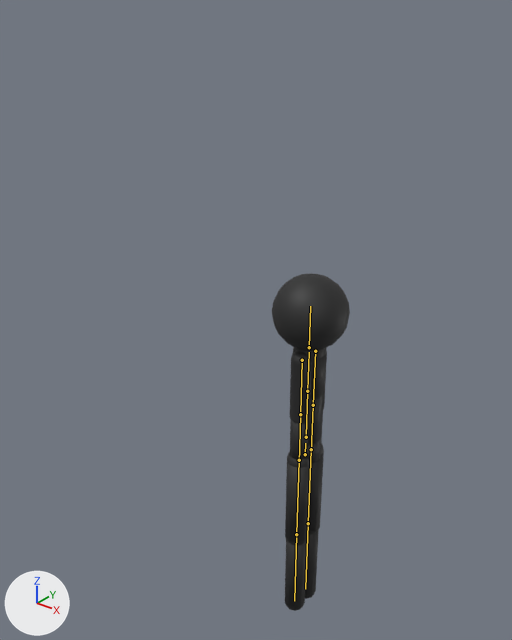
A saved change to the FBX model Assets/Art/Stickman/Stickman.fbx.
One viewpoint serves both versions: a 50 mm camera at (1.52, -2.27, 2.97) aimed at (-0.35, 0.07, 1.52). Every picture has the same lights, and +X, +Y and +Z are marked at lower left. The picture after the commit comes second. The bones that change, and the others that lie on the model, are drawn over the model as lines.

The first picture shows 'StickmanBody'.
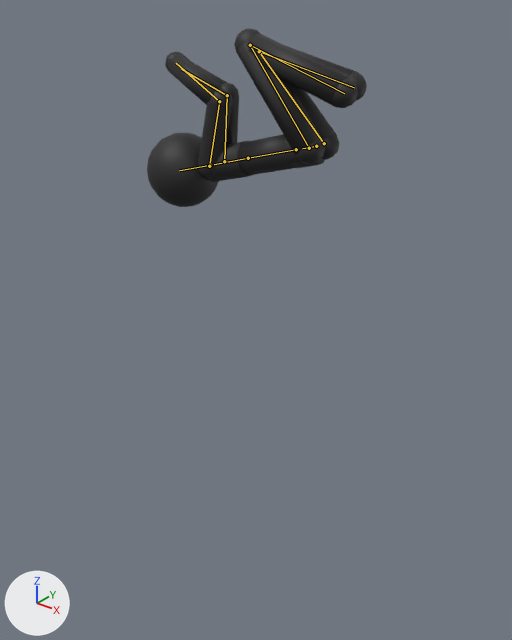
The newer file adds an action. The first version stands in its rest pose; the second is drawn at frame 9 of the action 'Stickman|front_flip'.

Location of each change, [x1, y1, x2, y2] in pixels of the pictures (512 x 640 px):
'StickmanBody', posed (180% wider, 47% shorter): before [272, 273, 350, 611]; after [147, 29, 367, 207]
bone 'hips', root to tip: before (305, 454) to (305, 443); after (316, 146) to (302, 148)
bone 'upperarm.L', root to tip: before (315, 351) to (313, 405); after (224, 161) to (227, 95)
bone 'forearm.L', root to tip: before (313, 405) to (311, 453); after (227, 95) to (181, 69)
bone 'upperarm.R', root to tip: before (302, 360) to (300, 414); after (209, 166) to (219, 101)
bone 'forearm.R', root to tip: before (300, 414) to (299, 463); after (219, 101) to (176, 63)
bone 'thigh.L', root to tip: before (311, 449) to (308, 523); after (324, 143) to (259, 51)
bone 'shin.L', root to tip: before (308, 523) to (305, 589); after (259, 51) to (354, 87)
bone 'thigh.R', root to tip: before (299, 460) to (296, 534); after (309, 148) to (250, 45)
bone 'shin.R', root to tip: before (296, 534) to (294, 601); after (250, 45) to (344, 93)

What the commit changed:
Bone 'hips' (bone_hips) moves from (0.0, 0.0, 0.0) to (0.0, 1.439, 0.0).
Bone 'hips' (bone_hips) turns from (0, 0, 0) to (0, 0, -106) degrees about its own x, y and z.
Bone 'upperarm.L' (bone_upperarm_l) turns from (0, 0, 0) to (0, 0, -70) degrees about its own x, y and z.
Bone 'forearm.L' (bone_forearm_l) turns from (0, 0, 0) to (0, 0, -75) degrees about its own x, y and z.
Bone 'upperarm.R' (bone_upperarm_r) turns from (0, 0, 0) to (0, 0, -60) degrees about its own x, y and z.
Bone 'forearm.R' (bone_forearm_r) turns from (0, 0, 0) to (0, 0, -75) degrees about its own x, y and z.
Bone 'thigh.L' (bone_thigh_l) turns from (0, 0, 0) to (0, 0, -120) degrees about its own x, y and z.
Bone 'shin.L' (bone_shin_l) turns from (0, 0, 0) to (0, 0, 148) degrees about its own x, y and z.
Bone 'thigh.R' (bone_thigh_r) turns from (0, 0, 0) to (0, 0, -114) degrees about its own x, y and z.
Bone 'shin.R' (bone_shin_r) turns from (0, 0, 0) to (0, 0, 147) degrees about its own x, y and z.
